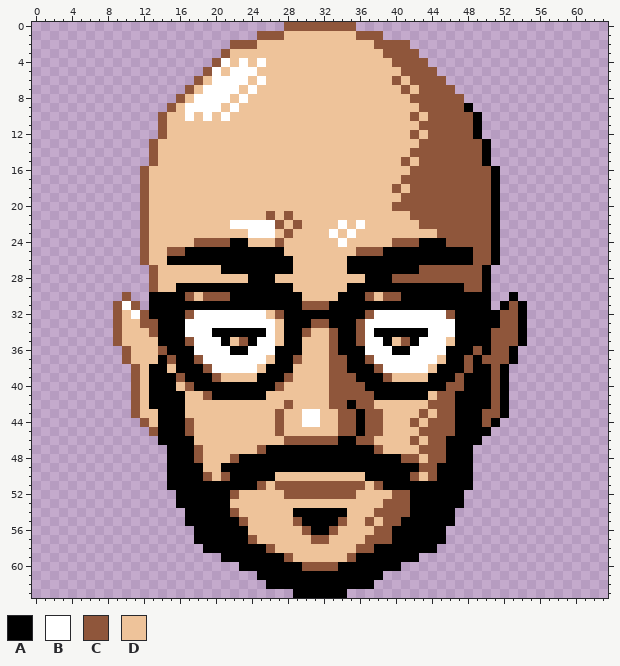
A pixel-art sprite gets an edit: img/me2.png. Above, as it was before the edit.
The file is 128x128 pixels, drawn in blocks of 2x2; one block is one cell here.
Palette (. is transparent): A #000000  B #ffffff  C #8f563b  D #eec39a
Pixels before, first column x 9:
 0 ...................CCCCCCCC...................
 1 ................CCCDDDDDDDDCCC................
 2 .............CCCDDDDDDDDDDDDDCCCC.............
 3 ............CDDDDDDDDDDDDDDDDDCCCC............
 4 ...........CBDBDBDDDDDDDDDDDDDDCCCC...........
 5 ..........CBDBBBDDDDDDDDDDDDDDDDCCCC..........
 6 .........CDBBBBDBDDDDDDDDDDDDDDCDCCCC.........
 7 ........CDBBBBDBDDDDDDDDDDDDDDDDCDCCCC........
 8 .......CDBBBBDBDDDDDDDDDDDDDDDDDDCCCCCC.......
 9 ......CDBBBBDBDDDDDDDDDDDDDDDDDDDDCCCCCA......
10 .....CDDBDBDBDDDDDDDDDDDDDDDDDDDDCDCCCCCA.....
11 .....CDDDDDDDDDDDDDDDDDDDDDDDDDDDDCCCCCCA.....
12 .....CDDDDDDDDDDDDDDDDDDDDDDDDDDDCDCCCCCA.....
13 ....CDDDDDDDDDDDDDDDDDDDDDDDDDDDDDCCCCCCCA....
14 ....CDDDDDDDDDDDDDDDDDDDDDDDDDDDDCCCCCCCCA....
15 ....CDDDDDDDDDDDDDDDDDDDDDDDDDDDCDCCCCCCCA....
16 ...CDDDDDDDDDDDDDDDDDDDDDDDDDDDDDCCCCCCCCCA...
17 ...CDDDDDDDDDDDDDDDDDDDDDDDDDDDDCCCCCCCCCCA...
18 ...CDDDDDDDDDDDDDDDDDDDDDDDDDDDCDCCCCCCCCCA...
19 ...CDDDDDDDDDDDDDDDDDDDDDDDDDDDDCCCCCCCCCCA...
20 ...CDDDDDDDDDDDDDDDDDDDDDDDDDDDCCCCCCCCCCCA...
21 ...CDDDDDDDDDDDDDCDCDDDDDDDDDDDDDCCCCCCCCCA...
22 ...CDDDDDDDDDBBBBBCDCDDDDBDBDDDDDDCCCCCCCCA...
23 ...CDDDDDDDDDDDBBBDCDDDDBDBDDDDDDDDDCCCCCCA...
24 ...CDDDDDCCCCAADDDCDDDDDDBDDDDDCCCAAACCCCCA...
25 ...CDDCCAAAAAAAAAAADDDDDDDDCCCAAAAAAAAAACCA...
26 ...CDDAAAAAAAAAAAAAADDDDDDAAAAAAAAAAAAAACCA...
27 ....CDDDDDDDAAAAAAAADDDDDDAAAAAAAACCCCCCCA....
28 ....CDDDDDDDDDDAAADDDDDDDDDDAAACCCCCCCCCCA....
29 ....CDDAAAAAAAAAAAAADDDDDDAAAAAAAAAAAAACCA....
30 .C..AAAACDCCCAAAAAAAADDDDAAACDCCAAAAAAAAAA..A.
31 CBC.AAAAAAAAAAAAAAAAACCCAAAAAAAAAAAAAAAAAA.ACA
32 CDBCAAAACBBBBBBBBDCAAAAAAAAACBBBBBBBBCAAAAACCA
33 CDDCCAAABBBBBBBBBBDAAACCAAACBBBBBBBBBBAAAAACCA
34 CDDDCAAABBBAAAAAABDAACDDCAACBAAAAAABBBAAAACCCA
35 CDDDDAAACBBBADCABBDAADDDCAACBBADCABBBDAAAACCCA
36 .CDDDCAAABBBBAABBBAAADDDCAAABBBAABBBBAAACACCA.
37 .CDDDACAACBBBBBBBDAACDDDCCAACBBBBBBBDAACACCCA.
38 ..CDAADAAACBBBBBDAAADDDDCCAAACBBBBBDAAACAACA..
39 ..CDAAACAAACDDDDAAACDDDDCCCAAACDDDDAAACAAACA..
40 ..CDAAADCAAAAAAAAACDDDDDCCCCAAAAAAAAACCAAACA..
41 ..CDAAAADDCAAAAAADDDDDDDCCCCCAAAAAADCCAAAACA..
42 ..CDAAAADDDDDDDDDDDCDDDDCCACCDDDDDDCCCAAAACA..
43 ..CDDAAADDDDDDDDDDCDDBBDDCCACCDDDDCDCCAAACCA..
44 ...CDAAACDDDDDDDDDCDDBBDDCCACCDDDCDCCCAAACA...
45 ....CAAACDDDDDDDDDCDDDDDDCCACCDDDDCCCCAAAA....
46 .....AAAADDDDDDDDDDCCCCCCAACCDDDDCDCCAAAA.....
47 ......AAACDDDDDDCAAAAAAAAAAAACDDDDCCCAAA......
48 ......AAACDDDCAAAAAAAAAAAAAAAAAACCDCCAAA......
49 ......AAAADDAAAAAAAAAAAAAAAAAAAAAACCAAAA......
50 ......AAAACDCAAAAADDDDDDDDDDAAAAACDCAAAA......
51 ......AAAAAAAAAACDCCCCCCCCCCDCAAAAAAAAAA......
52 .......AAAAAACDDDDDCCCCCCCCDDDDCCAAAAAA.......
53 .......AAAAAADDDDDDDDDDDDDDDDDCCCAAAAAA.......
54 ........AAAAACDDDDDDAAAAAADDDCCCCAAAAA........
55 ........AAAAAACDDDDDCAAAACDDCDCCAAAAAA........
56 .........AAAAAADDDDDDCAACDDDDCCAAAAAA.........
57 .........AAAAAACDDDDDDCCDDDDCCCAAAAAA.........
58 ..........AAAAAAACDDDDDDDDDCCAAAAAAA..........
59 ............AAAAAAACDDDDDDCAAAAAAA............
60 ..............AAAAAAACCCCAAAAAAA..............
61 ................AAAAAAAAAAAAAA................
62 .................AAAAAAAAAAAA.................
63 ....................AAAAAA....................
Once edited:
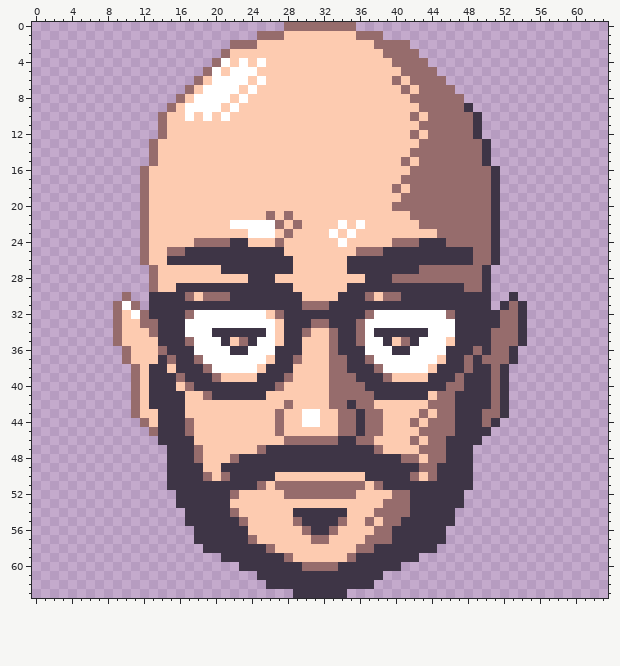
Edits made:
{"colour":"A","old":"#000000","new":"#3e3546"}
{"colour":"C","old":"#8f563b","new":"#966c6c"}
{"colour":"D","old":"#eec39a","new":"#fdcbb0"}
